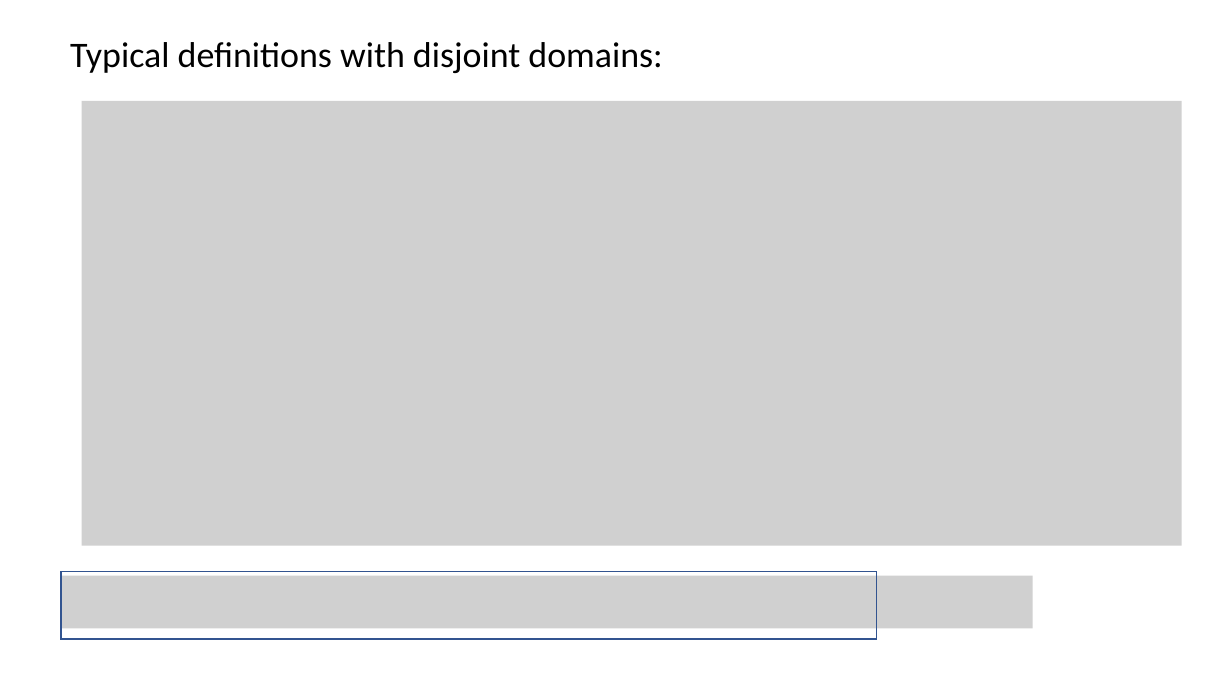
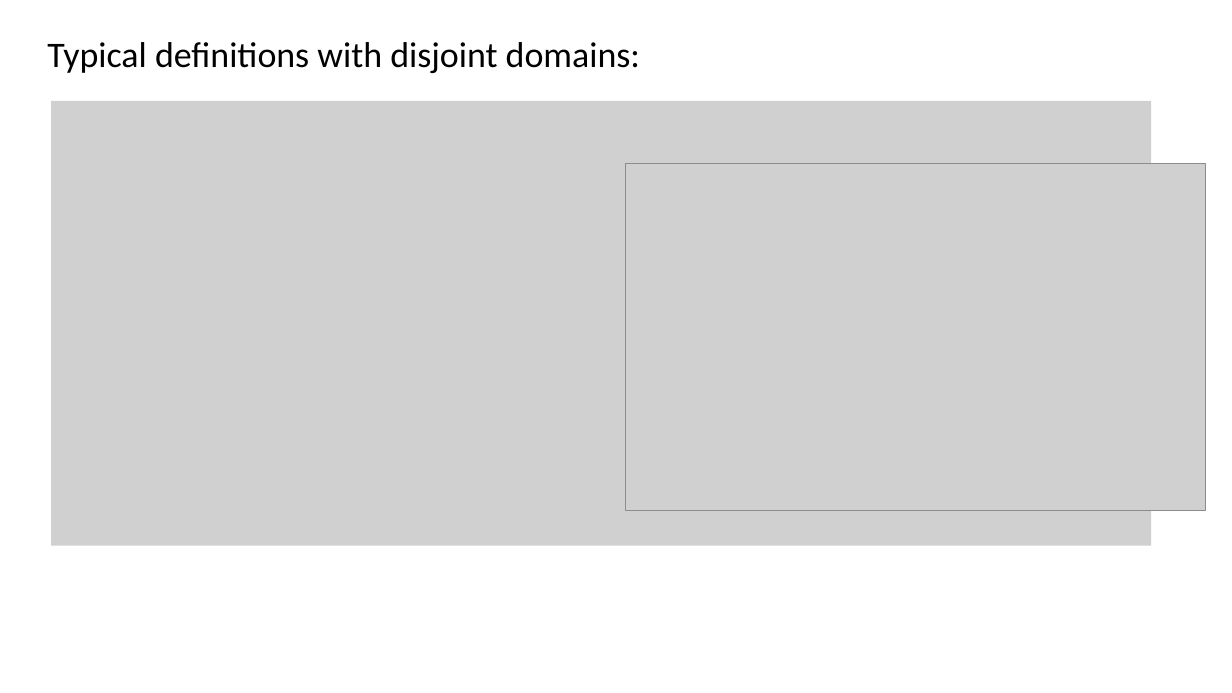
Before and after one commit to Saul-Youssef/coda, a slide deck: slide 9 of doc/talk/coda.pptx (slide 5 before the commit). Drawn at 1232x693 pixels with LibreOffice and Linux fonts; fonts in the diff are those of the drawing; grey boxes stand for pictures. Boxes give left, top, right and bottom in pixels: in the first picture for what was removed or moved away, otherwise in the second. Text is boxed around its words. In the diff, an @@ line names an element or a change of style, - is before the commit and + after.

```diff
--- a/doc/talk/coda.pptx
+++ b/doc/talk/coda.pptx
@@ text "Typical definitions with disjoint domains:": place and size @@
-text "Typical definitions with disjoint domains:" at (70, 42, 662, 73)
+text "Typical definitions with disjoint domains:" at (47, 42, 640, 73)
@@ picture: place and size @@
-picture at (81, 101, 1182, 545)
+picture at (51, 101, 1152, 545)
@@ picture added at (626, 164, 1206, 511) @@
@@ picture removed at (61, 576, 1033, 628) @@
@@ rectangle removed at (61, 572, 876, 640) @@
```
Also in this commit, not shown: 12 other slides changed, 20 slides added, 3 slides removed, 11 other files.
